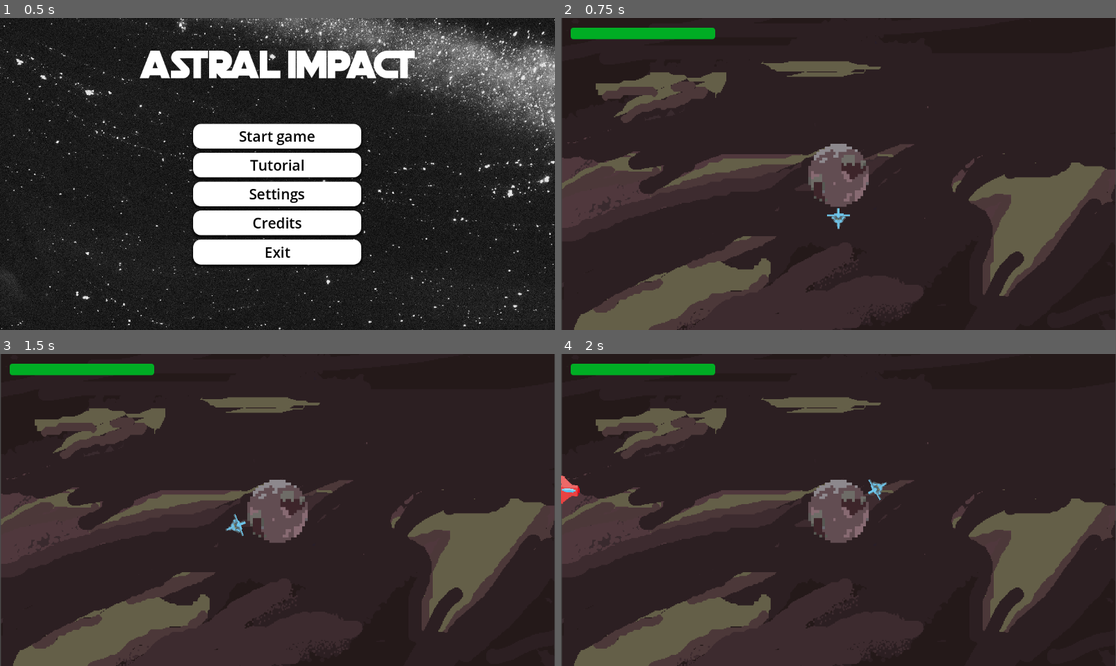
Above: before the commit, frames 1-4 (two rows, left to right).
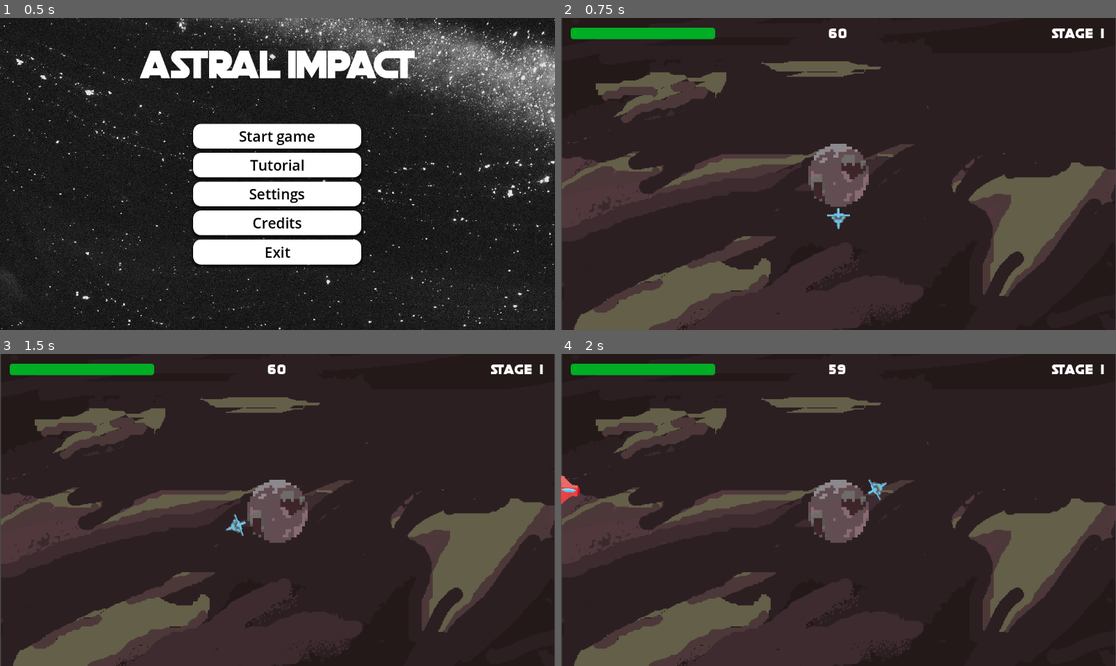
Above: after the commit, the same moments.

Repository: Affirmadrip/orbital-shield-defense
Game: Godot game, scene res://scenes/main_menu.tscn
Two runs of this game, one before a commit and one after it. Both use one fixed random seed, a clock stepped at 60 frames per second and the inputs below.
Inputs:
- Up to frame 1 (0.5 s): no input
- Up to frame 2 (0.75 s): click "Start game" at 0.5 s
- Up to frame 3 (1.5 s): tap Enter at 1.25 s; hold D (Fly_right) from 1.28 s (still down); hold Shift (Fly_Faster) from 1.28 s (still down)
- Up to frame 4 (2 s): keep holding D (Fly_right); keep holding Shift (Fly_Faster)

Frame 1 is identical in both runs. In frame 2, 0.3% of the frame differs, in the area x 48-98%, y 3-7%; in frame 3, 0.3%; in frame 4, 0.3%.

Commit message:
Added time limit, stage ui

Diff:
--- a/scenes/stage.tscn
+++ b/scenes/stage.tscn
@@ -7,6 +7,7 @@
 [ext_resource type="Texture2D" uid="uid://bb63e8j77ko0r" path="res://art/barrier_ring.png" id="5_vcsse"]
 [ext_resource type="Script" uid="uid://c8q75s4icx13q" path="res://scripts/pause_menu.gd" id="6_2so7o"]
 [ext_resource type="PackedScene" uid="uid://cgapopaqviqdm" path="res://scenes/player.tscn" id="7_st0q7"]
+[ext_resource type="FontFile" uid="uid://dyysu3n1yjfqk" path="res://fonts/Death Star.otf" id="8_font"]
 
 [sub_resource type="CircleShape2D" id="CircleShape2D_gi7kc"]
 radius = 112.23
@@ -24,6 +25,11 @@
 corner_radius_top_right = 6
 corner_radius_bottom_right = 6
 corner_radius_bottom_left = 6
+
+[sub_resource type="FontVariation" id="FontVariation_spacing"]
+base_font = ExtResource("8_font")
+spacing_glyph = 3
+spacing_space = 9
 
 [node name="Stage" type="Node2D" groups=["stage"]]
 script = ExtResource("1_gi7kc")
@@ -76,6 +82,26 @@
 value = 300.0
 show_percentage = false
 
+[node name="TimerLabel" type="Label" parent="UI"]
+offset_left = 526.0
+offset_top = 18.0
+offset_right = 626.0
+offset_bottom = 41.0
+theme_override_fonts/font = SubResource("FontVariation_spacing")
+theme_override_font_sizes/font_size = 28
+text = "60"
+horizontal_alignment = 1
+
+[node name="StageLabel" type="Label" parent="UI"]
+offset_left = 1000.0
+offset_top = 18.0
+offset_right = 1130.0
+offset_bottom = 41.0
+theme_override_fonts/font = SubResource("FontVariation_spacing")
+theme_override_font_sizes/font_size = 28
+text = "Stage 1"
+horizontal_alignment = 2
+
 [node name="Center" type="Marker2D" parent="."]
 position = Vector2(581, 316)
 
--- a/scripts/stage.gd
+++ b/scripts/stage.gd
@@ -17,6 +17,8 @@
 @onready var aliens_container: Node2D = $Aliens
 @onready var hp_label: Label = $UI/HPLabel
 @onready var hp_bar: ProgressBar = $UI/HPBar
+@onready var timer_label: Label = $UI/TimerLabel
+@onready var stage_label: Label = $UI/StageLabel
 
 var barrier_hp: int
 var elapsed: float = 0.0
@@ -37,6 +39,7 @@
 
 	barrier_hp = barrier_max_hp
 	_update_hp_ui()
+	_update_stage_ui()
 
 	if stage_number == 1:
 		spawn_interval = spawn_interval_stage1
@@ -48,6 +51,7 @@
 
 func _process(delta: float) -> void:
 	elapsed += delta
+	_update_timer_ui()
 	_spawn_greys_if_needed()
 	_spawn_red_or_purple(delta)
 
@@ -114,6 +118,14 @@
 	hp_bar.max_value = barrier_max_hp
 	hp_bar.value = barrier_hp
 
+func _update_timer_ui() -> void:
+	if timer_label:
+		var time_left = max(0.0, stage_duration - elapsed)
+		timer_label.text = "%d" % ceil(time_left)
+
+func _update_stage_ui() -> void:
+	if stage_label:
+		stage_label.text = "STAGE " + str(stage_number)
 
 func _on_barrier_area_entered(area: Area2D) -> void:
 	if area is Alien:
Not shown: 1 places in scenes/stage.tscn that only renumber resources
